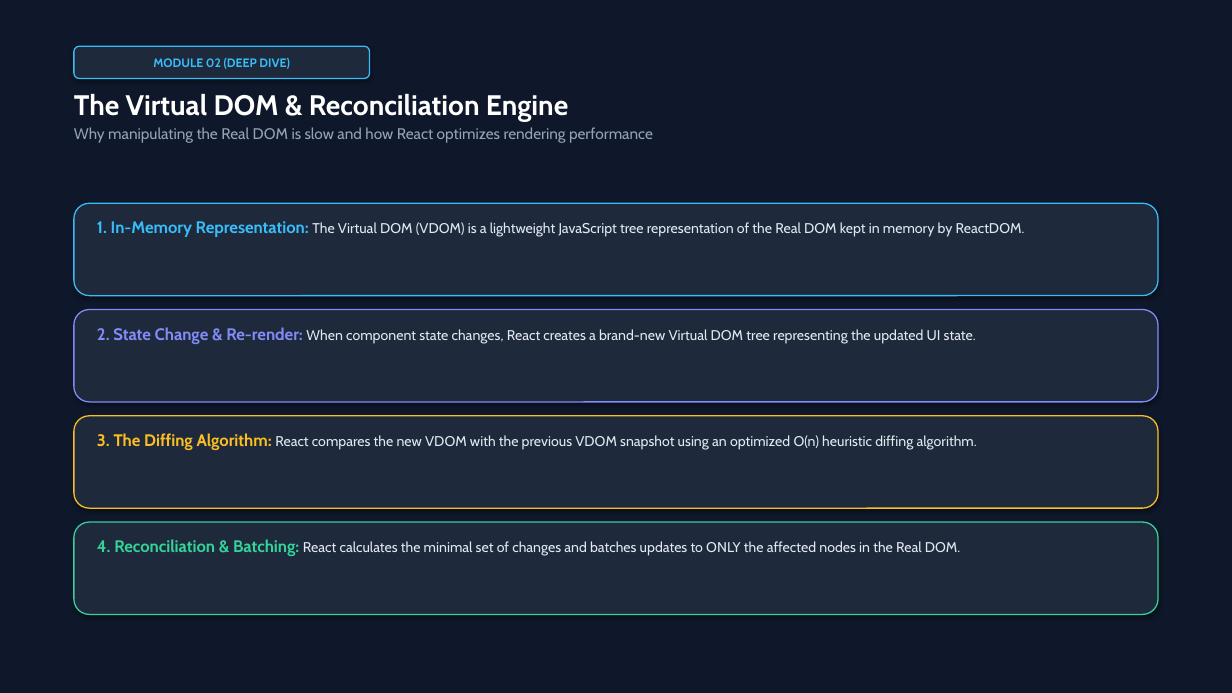
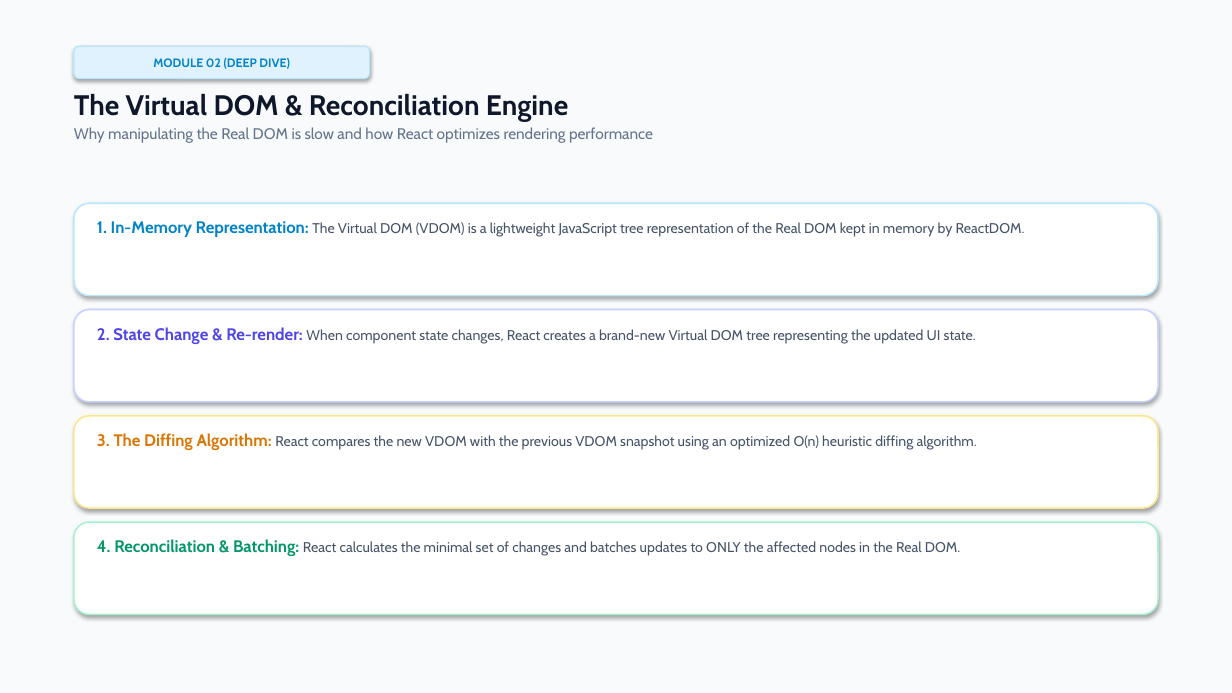
Before and after one commit to annamalai2912/mernStack, a slide deck: slide 5 of React_and_JSX_Masterclass.pptx. Drawn at 1232x693 pixels with LibreOffice and Linux fonts; fonts in the diff are those of the drawing. Boxes give left, top, right and bottom in pixels: in the first picture for what was removed or moved away, otherwise in the second. Text is boxed around its words. In the diff, an @@ line names an element or a change of style, - is before the commit and + after.

Commit message:
style: switch PowerPoint presentation to clean light color palette

```diff
--- a/React_and_JSX_Masterclass.pptx
+++ b/React_and_JSX_Masterclass.pptx
@@ rectangle at (x1=0, y1=0, x2=1232, y2=693): fill #0F172A to #F8FAFC @@
@@ rounded rectangle "MODULE 02 (DEEP DIVE)" at (x1=74, y1=46, x2=370, y2=79): text colour #38BDF8 to #0284C7; fill #1E293B to #E0F2FE; outline #38BDF8 1 pt to #BAE6FD 1 pt @@
@@ text "The Virtual DOM & Reconciliation ..." at (x1=74, y1=94, x2=653, y2=143): text colour #FFFFFF to #0F172A in "The Virtual DOM & Reconciliation Engine"; text colour #94A3B8 to #64748B in "Why manipulating the Real DOM is slow ..." @@
@@ rounded rectangle at (x1=74, y1=203, x2=1158, y2=296): fill #1E293B to #FFFFFF; outline #38BDF8 1 pt to #BAE6FD 1.2 pt @@
@@ text "1. In-Memory Representation: The Virtual ..." at (x1=97, y1=221, x2=1025, y2=237): text colour #38BDF8 to #0284C7 in "1. In-Memory Representation:"; text colour #E2E8F0 to #475569 in "The Virtual DOM (VDOM) is a lightweight ..." @@
@@ rounded rectangle at (x1=74, y1=310, x2=1158, y2=402): fill #1E293B to #FFFFFF; outline #818CF8 1 pt to #C7D2FE 1.2 pt @@
@@ text "2. State Change & Re-render: ..." at (x1=97, y1=327, x2=976, y2=344): text colour #818CF8 to #4F46E5 in "2. State Change & Re-render:"; text colour #E2E8F0 to #475569 in "When component state changes, React creates a ..." @@
@@ rounded rectangle at (x1=74, y1=416, x2=1158, y2=508): fill #1E293B to #FFFFFF; outline #FBBF24 1 pt to #FDE68A 1.2 pt @@
@@ text "3. The Diffing Algorithm: React ..." at (x1=97, y1=433, x2=977, y2=450): text colour #FBBF24 to #D97706 in "3. The Diffing Algorithm:"; text colour #E2E8F0 to #475569 in "React compares the new VDOM with the ..." @@
@@ rounded rectangle at (x1=74, y1=522, x2=1158, y2=615): fill #1E293B to #FFFFFF; outline #34D399 1 pt to #A7F3D0 1.2 pt @@
@@ text "4. Reconciliation & Batching: React ..." at (x1=97, y1=539, x2=960, y2=556): text colour #34D399 to #059669 in "4. Reconciliation & Batching:"; text colour #E2E8F0 to #475569 in "React calculates the minimal set of changes ..." @@
```
Also in this commit, not shown: 16 other slides changed, 1 other file.
